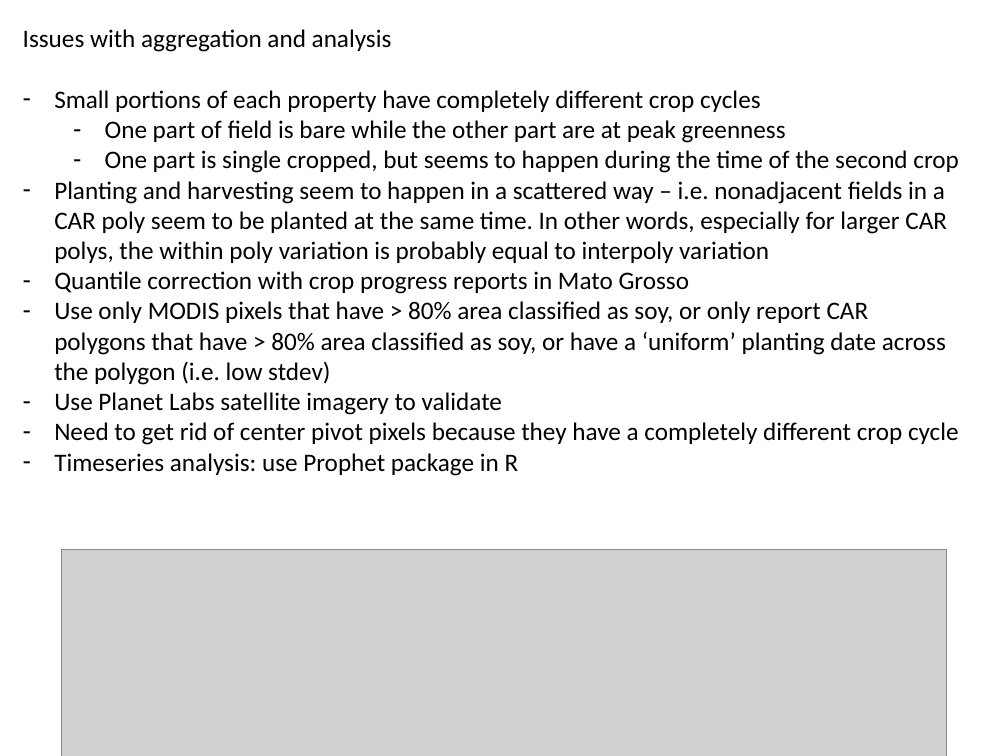
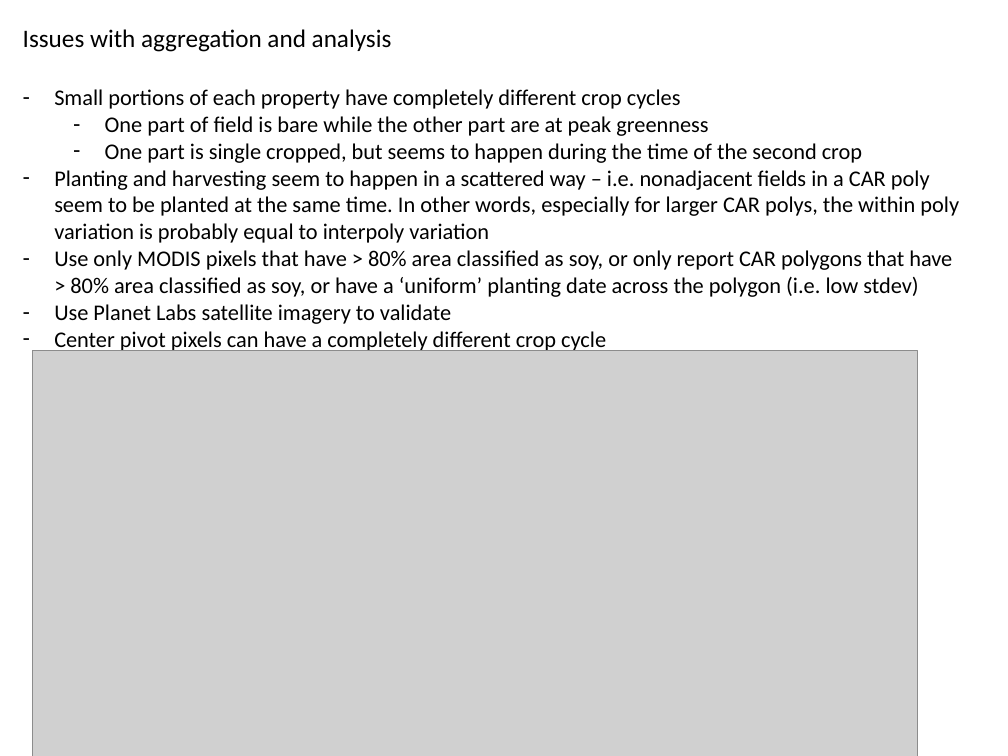
Before and after one commit to minghui-zhang/Meeting, a slide deck: slide 19 of January 4 2018.pptx (slide 3 before the commit). Drawn at 1008x756 pixels with LibreOffice and Linux fonts; fonts in the diff are those of the drawing; grey boxes stand for pictures. Boxes give left, top, right and bottom in pixels: in the first picture for what was removed or moved away, otherwise in the second. Text is boxed around its words. In the diff, an @@ line names an element or a change of style, - is before the commit and + after.

```diff
--- a/January 4 2018.pptx
+++ b/January 4 2018.pptx
@@ text at [54, 89, 959, 324]: size 18 to 16 pt in "Small portions of each property have completely ...", "One part of field is bare while ...", "One part is single cropped, but seems ...", "Planting and harvesting seem to happen in ..." and 2 more places @@
@@ text at [54, 271, 690, 294]: paragraph removed @@
-– Quantile correction with crop progress reports in Mato Grosso
@@ picture: place and size @@
-picture at [61, 550, 947, 756]
+picture at [32, 351, 917, 756]
@@ text at [54, 331, 606, 353]: text changed; size 18 to 16 pt @@
-– Need to get rid of center pivot pixels because they have a completely different crop cycle
-– Timeseries analysis: use Prophet package in R
+– Center pivot pixels can have a completely different crop cycle
```
Also in this commit, not shown: 13 other slides changed, 4 slides added, 2 slides removed.
